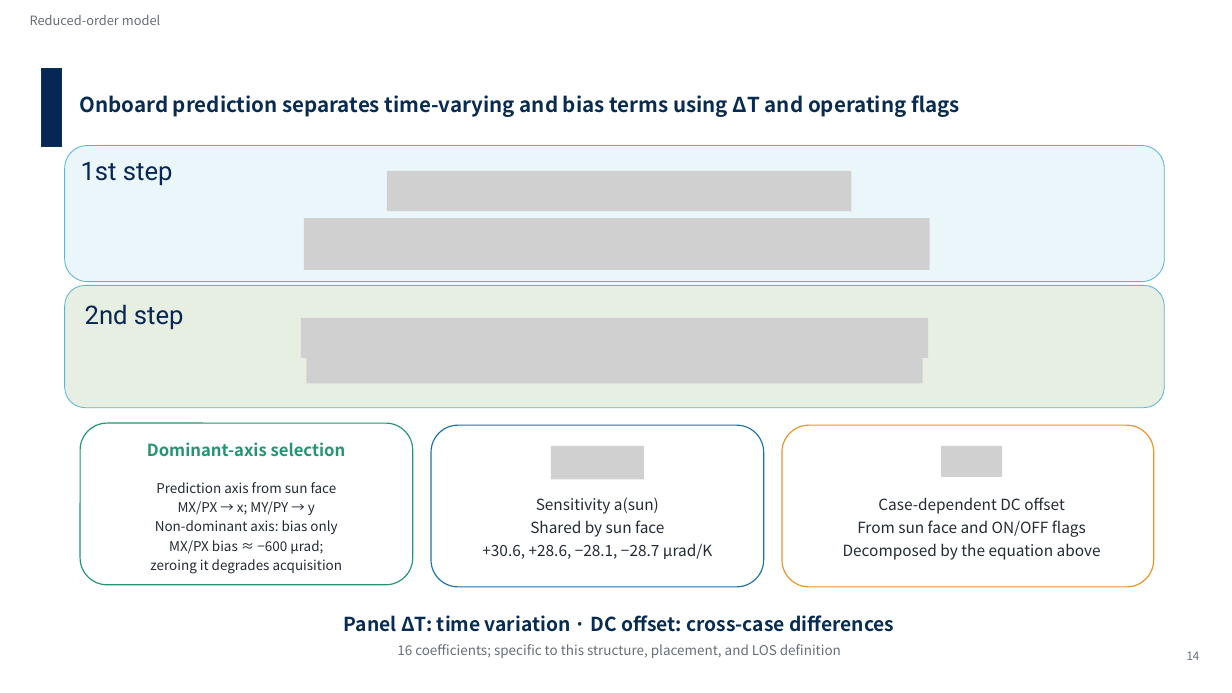
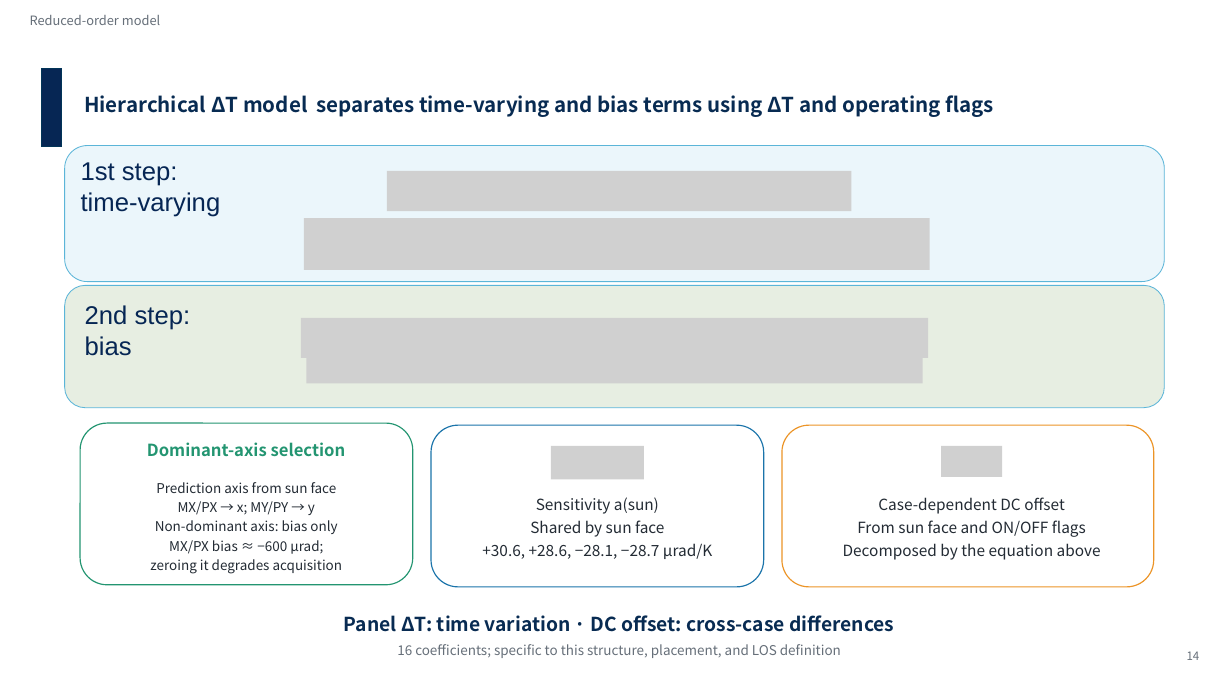
Before and after one commit to Hideki-1029/thermal-deformation-optcomm, a slide deck: slide 16 of papers/ICSO/slides/en_ICSO2026_slides_takamoto.pptx. Drawn at 1232x693 pixels with LibreOffice and Linux fonts; fonts in the diff are those of the drawing; grey boxes stand for pictures; background and template pictures are left out. Boxes give left, top, right and bottom in pixels: in the first picture for what was removed or moved away, otherwise in the second. Text is boxed around its words. In the diff, an @@ line names an element or a change of style, - is before the commit and + after.

```diff
--- a/papers/ICSO/slides/en_ICSO2026_slides_takamoto.pptx
+++ b/papers/ICSO/slides/en_ICSO2026_slides_takamoto.pptx
@@ text at (84, 95, 994, 117): text changed @@
-Onboard prediction separates time-varying and bias terms using ΔT and operating flags
+Hierarchical ΔT model separates time-varying and bias terms using ΔT and operating flags
@@ text at (81, 162, 221, 217): text changed; font Roboto to Arial @@
-1st step
+1st step: time-varying
@@ text at (85, 305, 191, 356): text changed; font Roboto to Arial @@
-2nd step
+2nd step: bias
```
Also in this commit, not shown: 14 other slides changed, 1 other file.
